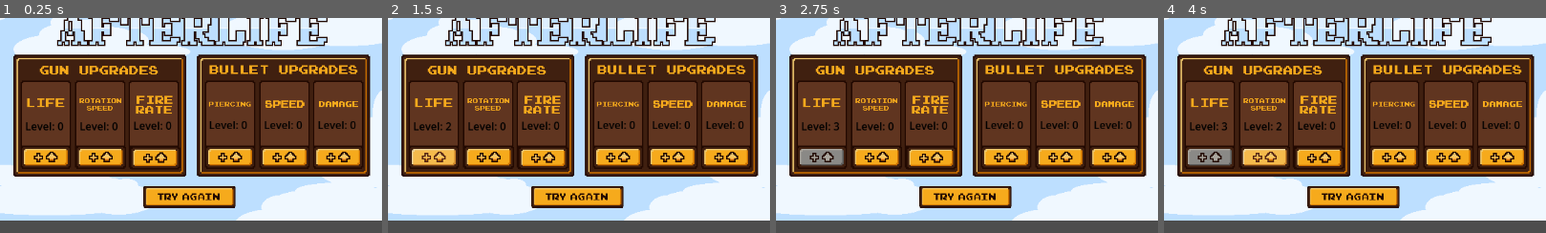
Above: before the commit, frames 1-4 (left to right).
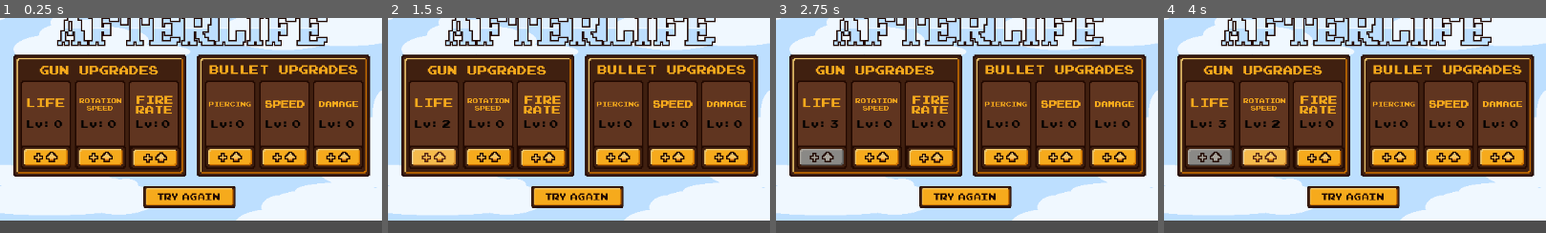
Above: after the commit, the same moments.

Repository: Guigo-dev/JuniperGameJam
Game: Godot game, scene res://Scenes/Menus/upgrade_tree.tscn
Two runs of this game, one before a commit and one after it. Both use one fixed random seed, a clock stepped at 60 frames per second and the inputs below. This scene is started directly instead of the project's main scene.
Inputs:
- Up to frame 1 (0.25 s): no input
- Up to frame 2 (1.5 s): click "Level: 0" (after the commit: "0") at 0.5 s; click "Level: 1" (after the commit: "1") at 1.25 s
- Up to frame 3 (2.75 s): click "Level: 2" (after the commit: "2") at 2 s
- Up to frame 4 (4 s): click "Level: 0" (after the commit: "0") at 2.75 s; click "Level: 1" (after the commit: "1") at 3.5 s
The pictures show only the part of the screen within x 0-50%, y 3-53%; the shares and areas given below are measured in that part.

The runs differ from the first frame. In frame 1, 1.3% of the frame differs, in the area x 6-93%, y 47-53%; in frame 2, 1.4%; in frame 3, 1.3%; in frame 4, 1.4%.
Error in both runs: Cannot call method 'get_node' on a null value. (res://Scripts/Menus/upgrade_tree.gd:7)

Commit message:
arrumando fontes e detalhes ui e upgrade tree

Diff:
--- a/Scenes/FasePrincipal/FasePrincipal.tscn
+++ b/Scenes/FasePrincipal/FasePrincipal.tscn
@@ -7,10 +7,13 @@
 [ext_resource type="PackedScene" uid="uid://13ixk6h33t1i" path="res://Scenes/FasePrincipal/EnemyDefault.tscn" id="3_82kia"]
 [ext_resource type="Texture2D" uid="uid://rogtftkam8yd" path="res://Sprites/PNG/village.png" id="4_sn6df"]
 [ext_resource type="Texture2D" uid="uid://c2buru432eq5g" path="res://Sprites/PNG/soulcounter.png" id="5_1hlo7"]
+[ext_resource type="Texture2D" uid="uid://bw4no0yktis35" path="res://Sprites/PNG/placa_soulcounter.png" id="5_14hcg"]
 [ext_resource type="PackedScene" uid="uid://wf23uwlm7b0r" path="res://Scenes/FasePrincipal/enemy_gordo.tscn" id="6_qp7sx"]
+[ext_resource type="FontFile" uid="uid://d2ns3wsd4gt2e" path="res://Sprites/PressStart2P.ttf" id="6_s446e"]
 [ext_resource type="PackedScene" uid="uid://m6fl22fp30ky" path="res://Scenes/FasePrincipal/enemy_magro.tscn" id="7_1hlo7"]
 [ext_resource type="Texture2D" uid="uid://b5tq0j6uwwq4c" path="res://Sprites/PNG/lifecounter.png" id="10_xjset"]
 [ext_resource type="Texture2D" uid="uid://by6btomxrcfl2" path="res://Sprites/PNG/bt_tutorial_arrowkeys.png" id="11_o2jkb"]
+[ext_resource type="Texture2D" uid="uid://dav8dlukjs14d" path="res://Sprites/PNG/placa_lifecounter.png" id="12_p7m6u"]
 [ext_resource type="Texture2D" uid="uid://pupprjjyi64h" path="res://Sprites/PNG/bt_tutorial_space.png" id="12_uotby"]
 [ext_resource type="Script" uid="uid://cmoiybfwwqc5e" path="res://Scenes/FasePrincipal/wave_manager.gd" id="13_uotby"]
 [ext_resource type="PackedScene" uid="uid://scitov56cg4l" path="res://Scenes/FasePrincipal/Bala.tscn" id="14_lahha"]
@@ -356,28 +359,31 @@
 position = Vector2(1, -4.92)
 zoom = Vector2(2, 2)
 
-[node name="Souls" type="ColorRect" parent="." unique_id=787227788]
+[node name="Souls" type="TextureRect" parent="." unique_id=625624203]
 z_index = 3
 texture_filter = 1
 offset_left = -282.0
 offset_top = -159.0
 offset_right = -182.0
 offset_bottom = -118.0
-color = Color(0.8745098, 0.44313726, 0.14901961, 1)
+texture = ExtResource("5_14hcg")
 metadata/_edit_use_anchors_ = true
 
 [node name="SoulsText" type="RichTextLabel" parent="Souls" unique_id=187227670]
 texture_filter = 1
 layout_mode = 1
 anchors_preset = -1
-anchor_left = 0.38
-anchor_top = -0.4390244
+anchor_left = 0.42
+anchor_top = -0.23404266
+anchor_right = -0.05
+anchor_bottom = 0.021276515
 offset_left = 6.0
 offset_top = 18.0
 offset_right = 100.0
 offset_bottom = 40.0
 theme_override_colors/default_color = Color(0.56078434, 0.3372549, 0.23137255, 1)
-theme_override_font_sizes/normal_font_size = 20
+theme_override_fonts/normal_font = ExtResource("6_s446e")
+theme_override_font_sizes/normal_font_size = 15
 text = "0"
 scroll_active = false
 horizontal_alignment = 1
@@ -385,8 +391,8 @@
 metadata/_edit_use_anchors_ = true
 
 [node name="SoulCounterIcon" type="AnimatedSprite2D" parent="Souls" unique_id=15288452]
-position = Vector2(26, 18)
-scale = Vector2(1.5, 1.5)
+position = Vector2(29, 22)
+scale = Vector2(1.2185433, 1.2185433)
 sprite_frames = SubResource("SpriteFrames_o2jkb")
 frame_progress = 1.0
 
@@ -455,10 +461,18 @@
 enemyScene = ExtResource("3_82kia")
 target = NodePath("../../Arma")
 
+[node name="TextureRect" type="TextureRect" parent="." unique_id=1217152338]
+z_index = 2
+offset_left = 214.0
+offset_top = -167.0
+offset_right = 278.3617
+offset_bottom = -112.0
+texture = ExtResource("12_p7m6u")
+
 [node name="LifeCounterIcon" type="AnimatedSprite2D" parent="." unique_id=1461465721]
 z_index = 3
-position = Vector2(247, -138)
-scale = Vector2(1.5, 1.5)
+position = Vector2(246.99997, -139)
+scale = Vector2(1.3125006, 1.3125006)
 sprite_frames = SubResource("SpriteFrames_prgf5")
 animation = &"0 life"
 
--- a/Scenes/Menus/shop.tscn
+++ b/Scenes/Menus/shop.tscn
@@ -106,10 +106,10 @@
 anchor_top = 1.0
 anchor_right = 0.5
 anchor_bottom = 1.0
-offset_left = -26.0
-offset_top = -108.0
-offset_right = 26.5
-offset_bottom = -92.0
+offset_left = -51.0
+offset_top = -106.5
+offset_right = 48.5
+offset_bottom = -90.5
 grow_horizontal = 2
 grow_vertical = 0
 theme_override_fonts/font = ExtResource("5_428ri")
@@ -181,10 +181,10 @@
 anchor_top = 1.0
 anchor_right = 0.5
 anchor_bottom = 1.0
-offset_left = -26.0
-offset_top = -109.5
-offset_right = 26.5
-offset_bottom = -86.5
+offset_left = -48.5
+offset_top = -110.5
+offset_right = 48.0
+offset_bottom = -87.5
 grow_horizontal = 2
 grow_vertical = 0
 theme_override_fonts/font = ExtResource("5_428ri")
@@ -256,10 +256,10 @@
 anchor_top = 1.0
 anchor_right = 0.5
 anchor_bottom = 1.0
-offset_left = -26.0
-offset_top = -109.5
-offset_right = 26.5
-offset_bottom = -86.5
+offset_left = -48.0
+offset_top = -110.0
+offset_right = 50.0
+offset_bottom = -87.0
 grow_horizontal = 2
 grow_vertical = 0
 theme_override_fonts/font = ExtResource("5_428ri")
--- a/Scenes/Menus/upgrade_tree.tscn
+++ b/Scenes/Menus/upgrade_tree.tscn
@@ -9,6 +9,7 @@
 [ext_resource type="Texture2D" uid="uid://b6u73f5iqtlxy" path="res://Sprites/PNG/bt_upgrade_hover.png" id="7_jkhtc"]
 [ext_resource type="Texture2D" uid="uid://fu8iou4uto0g" path="res://Sprites/PNG/bt_upgrade_onclick.png" id="8_uja6x"]
 [ext_resource type="Texture2D" uid="uid://crjas3wlyok0y" path="res://Sprites/PNG/bt_upgrade_locked.png" id="9_nchab"]
+[ext_resource type="FontFile" uid="uid://d2ns3wsd4gt2e" path="res://Sprites/PressStart2P.ttf" id="10_itart"]
 [ext_resource type="AudioStream" uid="uid://o2fplri72yl1" path="res://soundtrack/loja(2).mp3" id="10_iyos3"]
 
 [node name="UpgradeTree" type="Control" unique_id=460672048]
@@ -64,12 +65,30 @@
 [node name="Level" type="Label" parent="GunButton/LifeStatButton" unique_id=544321228]
 texture_filter = 1
 layout_mode = 0
-offset_left = 7.0
-offset_top = -41.0
-offset_right = 70.0
-offset_bottom = -18.0
-theme_override_colors/font_color = Color(0, 0, 0, 1)
-text = "Level : 1"
+offset_left = 41.0
+offset_top = -42.0
+offset_right = 74.0
+offset_bottom = -20.0
+theme_override_colors/font_color = Color(0, 0, 0, 1)
+theme_override_fonts/font = ExtResource("10_itart")
+theme_override_font_sizes/font_size = 13
+text = "1"
+horizontal_alignment = 1
+vertical_alignment = 1
+
+[node name="Label" type="Label" parent="GunButton/LifeStatButton" unique_id=880735892]
+texture_filter = 1
+layout_mode = 0
+offset_left = 7.0
+offset_top = -43.0
+offset_right = 48.0
+offset_bottom = -20.0
+theme_override_colors/font_color = Color(0, 0, 0, 1)
+theme_override_fonts/font = ExtResource("10_itart")
+theme_override_font_sizes/font_size = 13
+text = "Lv:"
+horizontal_alignment = 1
+vertical_alignment = 1
 
 [node name="VelStatButton" type="TextureButton" parent="GunButton" unique_id=26079016]
 texture_filter = 1
@@ -92,12 +111,30 @@
 [node name="Level" type="Label" parent="GunButton/VelStatButton" unique_id=1798162776]
 texture_filter = 1
 layout_mode = 0
+offset_left = 41.0
+offset_top = -43.0
+offset_right = 70.0
+offset_bottom = -20.0
+theme_override_colors/font_color = Color(0, 0, 0, 1)
+theme_override_fonts/font = ExtResource("10_itart")
+theme_override_font_sizes/font_size = 13
+text = "1"
+horizontal_alignment = 1
+vertical_alignment = 1
+
+[node name="Label" type="Label" parent="GunButton/VelStatButton" unique_id=368711702]
+texture_filter = 1
+layout_mode = 0
 offset_left = 6.0
-offset_top = -41.0
-offset_right = 69.0
-offset_bottom = -18.0
-theme_override_colors/font_color = Color(0, 0, 0, 1)
-text = "Level : 1"
+offset_top = -43.0
+offset_right = 47.0
+offset_bottom = -20.0
+theme_override_colors/font_color = Color(0, 0, 0, 1)
+theme_override_fonts/font = ExtResource("10_itart")
+theme_override_font_sizes/font_size = 13
+text = "Lv:"
+horizontal_alignment = 1
+vertical_alignment = 1
 
 [node name="FireRateButton" type="TextureButton" parent="GunButton" unique_id=1126278908]
 texture_filter = 1
@@ -119,12 +156,30 @@
 [node name="Level" type="Label" parent="GunButton/FireRateButton" unique_id=411560259]
 texture_filter = 1
 layout_mode = 0
-offset_left = 5.0
-offset_top = -43.0
+offset_left = 41.0
+offset_top = -44.0
 offset_right = 68.0
-offset_bottom = -20.0
-theme_override_colors/font_color = Color(0, 0, 0, 1)
-text = "Level : 1"
+offset_bottom = -21.0
+theme_override_colors/font_color = Color(0, 0, 0, 1)
+theme_override_fonts/font = ExtResource("10_itart")
+theme_override_font_sizes/font_size = 13
+text = "1"
+horizontal_alignment = 1
+vertical_alignment = 1
+
+[node name="Label" type="Label" parent="GunButton/FireRateButton" unique_id=1671314369]
+texture_filter = 1
+layout_mode = 0
+offset_left = 7.0
+offset_top = -44.0
+offset_right = 48.0
+offset_bottom = -21.0
+theme_override_colors/font_color = Color(0, 0, 0, 1)
+theme_override_fonts/font = ExtResource("10_itart")
+theme_override_font_sizes/font_size = 13
+text = "Lv:"
+horizontal_alignment = 1
+vertical_alignment = 1
 
 [node name="BulletButton" type="Control" parent="." unique_id=163085831]
 texture_filter = 1
@@ -155,12 +210,30 @@
 [node name="Level" type="Label" parent="BulletButton/PenStatButton" unique_id=127694988]
 texture_filter = 1
 layout_mode = 0
-offset_left = 5.9999866
-offset_top = -43.000008
-offset_right = 68.999985
-offset_bottom = -20.000008
-theme_override_colors/font_color = Color(0, 0, 0, 1)
-text = "Level : 0"
+offset_left = 41.0
+offset_top = -43.0
+offset_right = 67.0
+offset_bottom = -20.0
+theme_override_colors/font_color = Color(0, 0, 0, 1)
+theme_override_fonts/font = ExtResource("10_itart")
+theme_override_font_sizes/font_size = 13
+text = "1"
+horizontal_alignment = 1
+vertical_alignment = 1
+
+[node name="Label" type="Label" parent="BulletButton/PenStatButton" unique_id=594387911]
+texture_filter = 1
+layout_mode = 0
+offset_left = 7.0
+offset_top = -43.0
+offset_right = 48.0
+offset_bottom = -20.0
+theme_override_colors/font_color = Color(0, 0, 0, 1)
+theme_override_fonts/font = ExtResource("10_itart")
+theme_override_font_sizes/font_size = 13
+text = "Lv:"
+horizontal_alignment = 1
+vertical_alignment = 1
 
 [node name="BulletVelStatButton" type="TextureButton" parent="BulletButton" unique_id=1973962290]
 texture_filter = 1
@@ -183,12 +256,30 @@
 [node name="Level" type="Label" parent="BulletButton/BulletVelStatButton" unique_id=9375896]
 texture_filter = 1
 layout_mode = 0
-offset_left = 7.000004
-offset_top = -43.0
-offset_right = 70.0
-offset_bottom = -20.0
-theme_override_colors/font_color = Color(0, 0, 0, 1)
-text = "Level : 0"
+offset_left = 41.0
+offset_top = -43.0
+offset_right = 73.0
+offset_bottom = -20.0
+theme_override_colors/font_color = Color(0, 0, 0, 1)
+theme_override_fonts/font = ExtResource("10_itart")
+theme_override_font_sizes/font_size = 13
+text = "1"
+horizontal_alignment = 1
+vertical_alignment = 1
+
+[node name="Label" type="Label" parent="BulletButton/BulletVelStatButton" unique_id=1262015596]
+texture_filter = 1
+layout_mode = 0
+offset_left = 7.0
+offset_top = -43.0
+offset_right = 48.0
+offset_bottom = -20.0
+theme_override_colors/font_color = Color(0, 0, 0, 1)
+theme_override_fonts/font = ExtResource("10_itart")
+theme_override_font_sizes/font_size = 13
+text = "Lv:"
+horizontal_alignment = 1
+vertical_alignment = 1
 
 [node name="DamageButton" type="TextureButton" parent="BulletButton" unique_id=1045180756]
 texture_filter = 1
@@ -211,12 +302,30 @@
 [node name="Level" type="Label" parent="BulletButton/DamageButton" unique_id=113134609]
 texture_filter = 1
 layout_mode = 0
-offset_left = 7.0000076
-offset_top = -43.0
-offset_right = 70.000015
-offset_bottom = -20.0
-theme_override_colors/font_color = Color(0, 0, 0, 1)
-text = "Level : 0"
+offset_left = 41.0
+offset_top = -43.0
+offset_right = 72.0
+offset_bottom = -20.0
+theme_override_colors/font_color = Color(0, 0, 0, 1)
+theme_override_fonts/font = ExtResource("10_itart")
+theme_override_font_sizes/font_size = 13
+text = "1"
+horizontal_alignment = 1
+vertical_alignment = 1
+
+[node name="Label" type="Label" parent="BulletButton/DamageButton" unique_id=206258387]
+texture_filter = 1
+layout_mode = 0
+offset_left = 7.0
+offset_top = -43.0
+offset_right = 48.0
+offset_bottom = -20.0
+theme_override_colors/font_color = Color(0, 0, 0, 1)
+theme_override_fonts/font = ExtResource("10_itart")
+theme_override_font_sizes/font_size = 13
+text = "Lv:"
+horizontal_alignment = 1
+vertical_alignment = 1
 
 [node name="AudioStreamPlayer2D" type="AudioStreamPlayer2D" parent="." unique_id=602461339]
 stream = ExtResource("10_iyos3")
--- a/Scripts/Menus/upgrade_tree.gd
+++ b/Scripts/Menus/upgrade_tree.gd
@@ -29,13 +29,13 @@
 		$BulletButton/BulletVelStatButton.disabled = true
 	if(GameManager.bulletStat["damageUpgradeQtd"] == 3):
 		$BulletButton/DamageButton.disabled = true
-	$GunButton/LifeStatButton/Level.text = "Level: " +str(GameManager.gunStats["lifeUpgradeQtd"])
-	$GunButton/VelStatButton/Level.text = "Level: " +str(GameManager.gunStats["speedUpgradeQtd"])
-	$GunButton/FireRateButton/Level.text = "Level: " +str(GameManager.gunStats["fire_rateUpgradeQtd"])
+	$GunButton/LifeStatButton/Level.text = str(GameManager.gunStats["lifeUpgradeQtd"])
+	$GunButton/VelStatButton/Level.text = str(GameManager.gunStats["speedUpgradeQtd"])
+	$GunButton/FireRateButton/Level.text = str(GameManager.gunStats["fire_rateUpgradeQtd"])
 
-	$BulletButton/PenStatButton/Level.text = "Level: " +str(GameManager.bulletStat["penetrationUpgradeQtd"])
-	$BulletButton/BulletVelStatButton/Level.text = "Level: " +str(GameManager.bulletStat["velocityUpgradeQtd"])
-	$BulletButton/DamageButton/Level.text = "Level: " +str(GameManager.bulletStat["damageUpgradeQtd"])
+	$BulletButton/PenStatButton/Level.text = str(GameManager.bulletStat["penetrationUpgradeQtd"])
+	$BulletButton/BulletVelStatButton/Level.text = str(GameManager.bulletStat["velocityUpgradeQtd"])
+	$BulletButton/DamageButton/Level.text = str(GameManager.bulletStat["damageUpgradeQtd"])
 
 #emitindo sinais de upgrade de arma
 func _on_life_stat_button_pressed() -> void:
